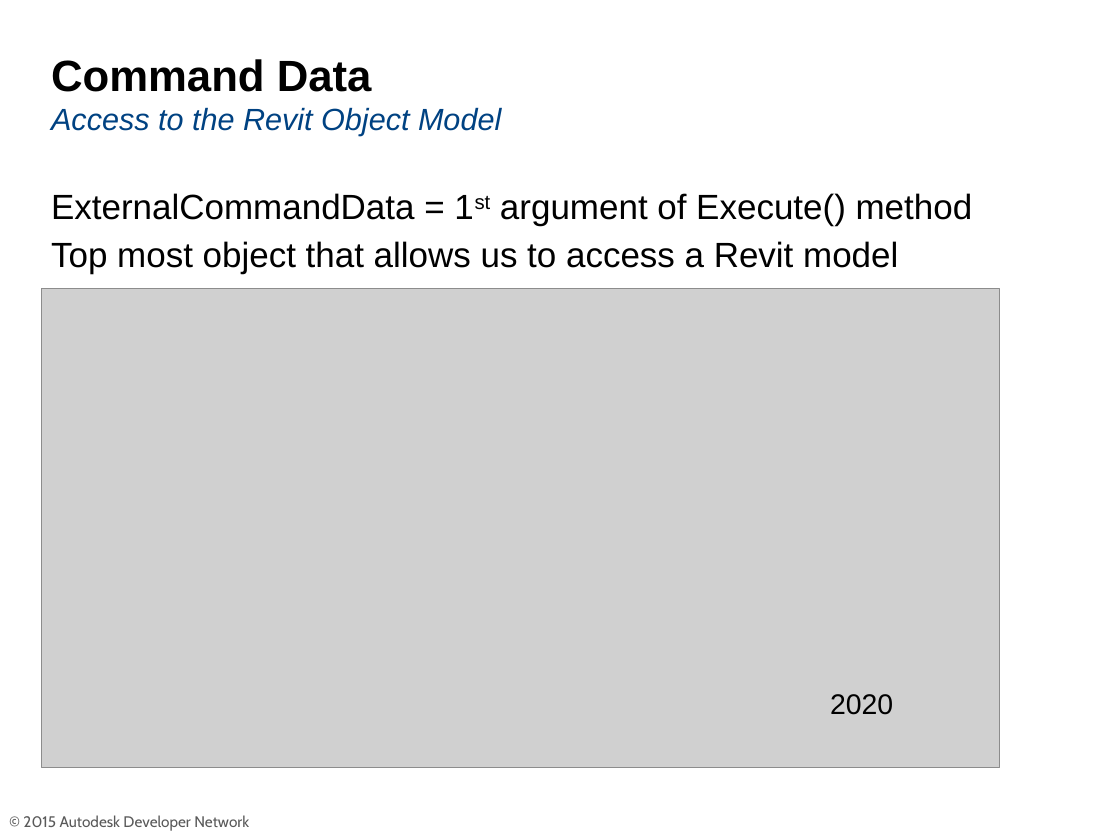
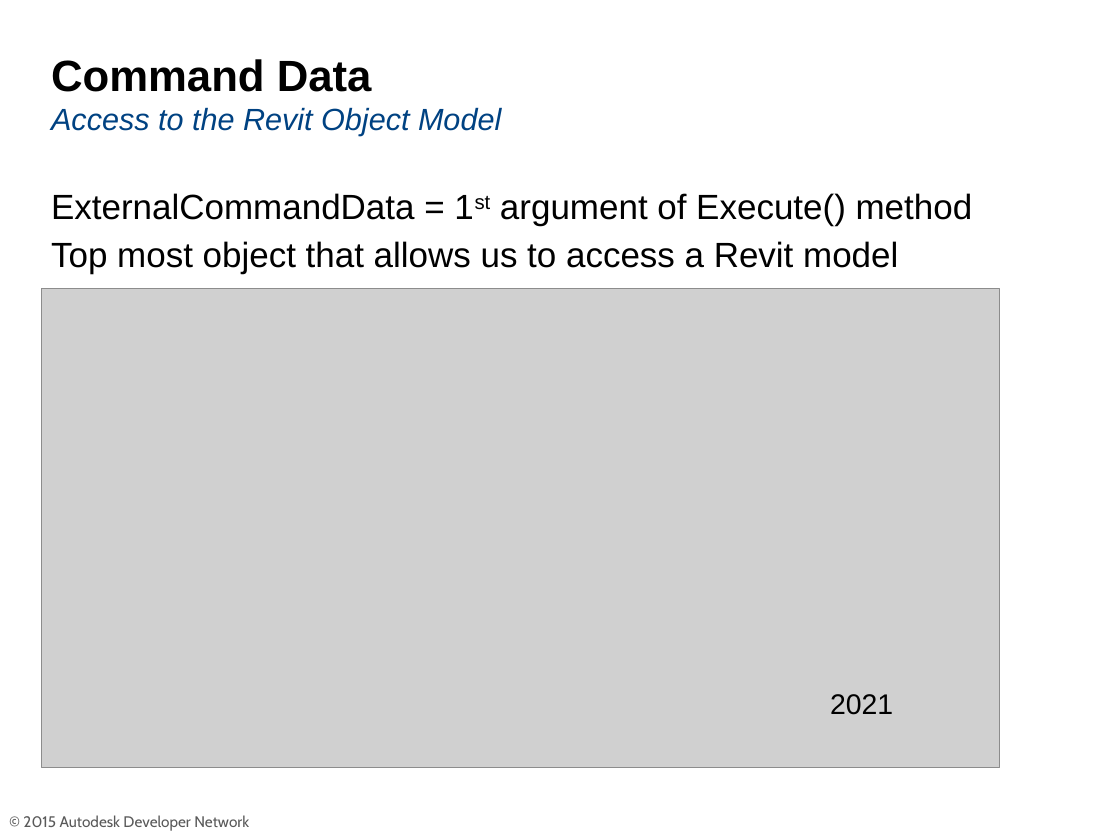
Before and after one commit to ADN-DevTech/RevitTrainingMaterial, a slide deck: slide 27 of Presentation/1_Revit_API_Intro.pptx. Drawn at 1120x840 pixels with LibreOffice and Linux fonts; fonts in the diff are those of the drawing; grey boxes stand for pictures; background and template pictures are left out. Boxes give left, top, right and bottom in pixels: in the first picture for what was removed or moved away, otherwise in the second. Text is boxed around its words. In the diff, an @@ line names an element or a change of style, - is before the commit and + after.

```diff
--- a/Presentation/1_Revit_API_Intro.pptx
+++ b/Presentation/1_Revit_API_Intro.pptx
@@ text at (x1=830, y1=694, x2=893, y2=715): text changed @@
-2020
+2021
```
Also in this commit, not shown: 4 other slides changed, 31 other files.
